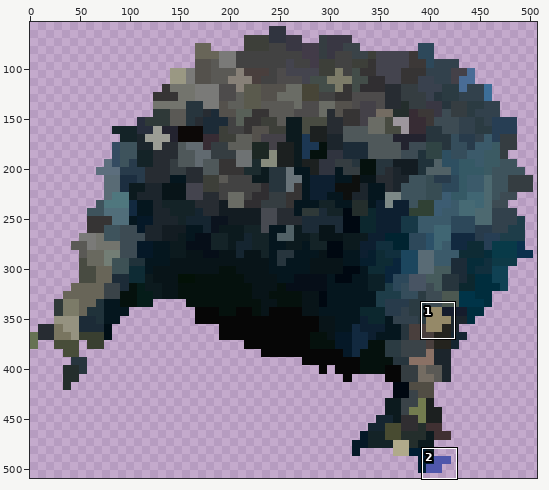
Sprite sheet: Assets/Art/blackrainfrog.png. The first picture is a wide view before the edit; the outline marks the close-up.
Close-up. As it was:
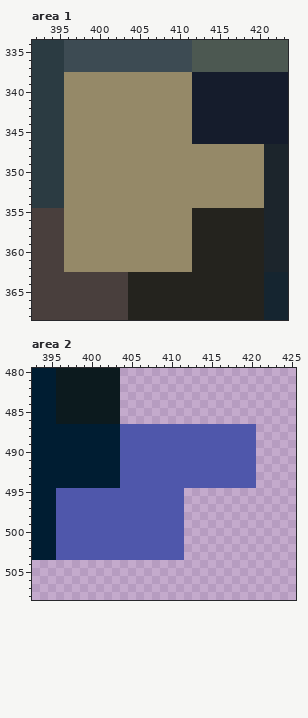
The file is 512x529 pixels. Colours within 5 levels of each other are drawn and written as one. Shown: area 1: x 392..423, y 334..368; area 2: x 393..425, y 480..508. The wide view leaves out empty margins. The commit also changed other parts of the picture, which this record leaves out.
And afterwards:
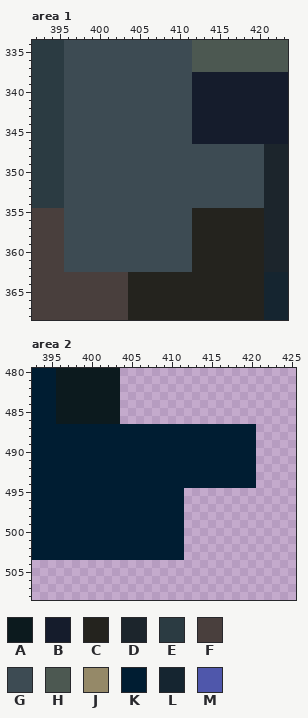
Palette (. is transparent): A #0c1a1e  B #151c2c  C #24231e  D #1c252c  E #2b3b42  F #493f3d  G #3d4b53  H #4c5851  J #958968  K #001d32  L #152530  M #4f57ab
Change:
Area 1:
The author changed colour J to colour G in rows 338 to 346 at x 396 to 411; in rows 347 to 354 at x 396 to 420; in rows 355 to 362 at x 396 to 411.
Area 2:
The author changed colour M to colour K in rows 487 to 494 at x 404 to 420; in rows 495 to 503 at x 396 to 411.
